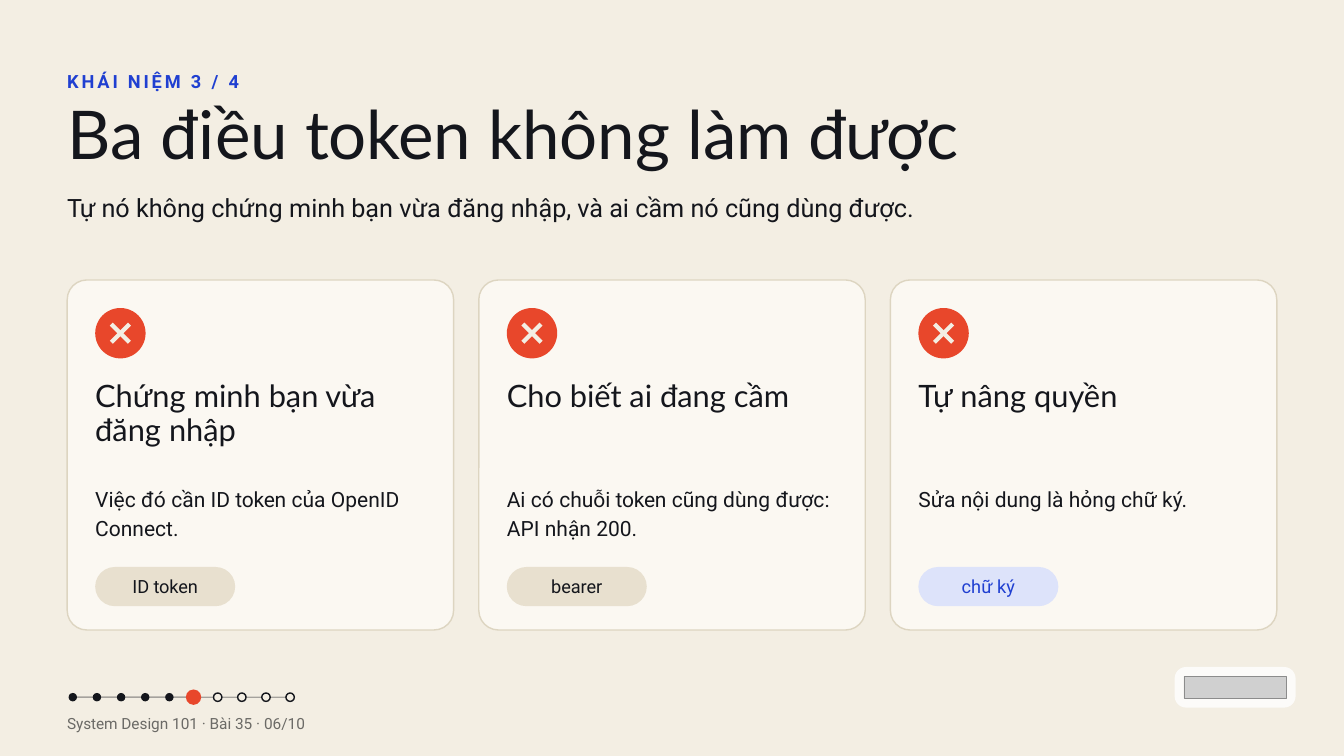
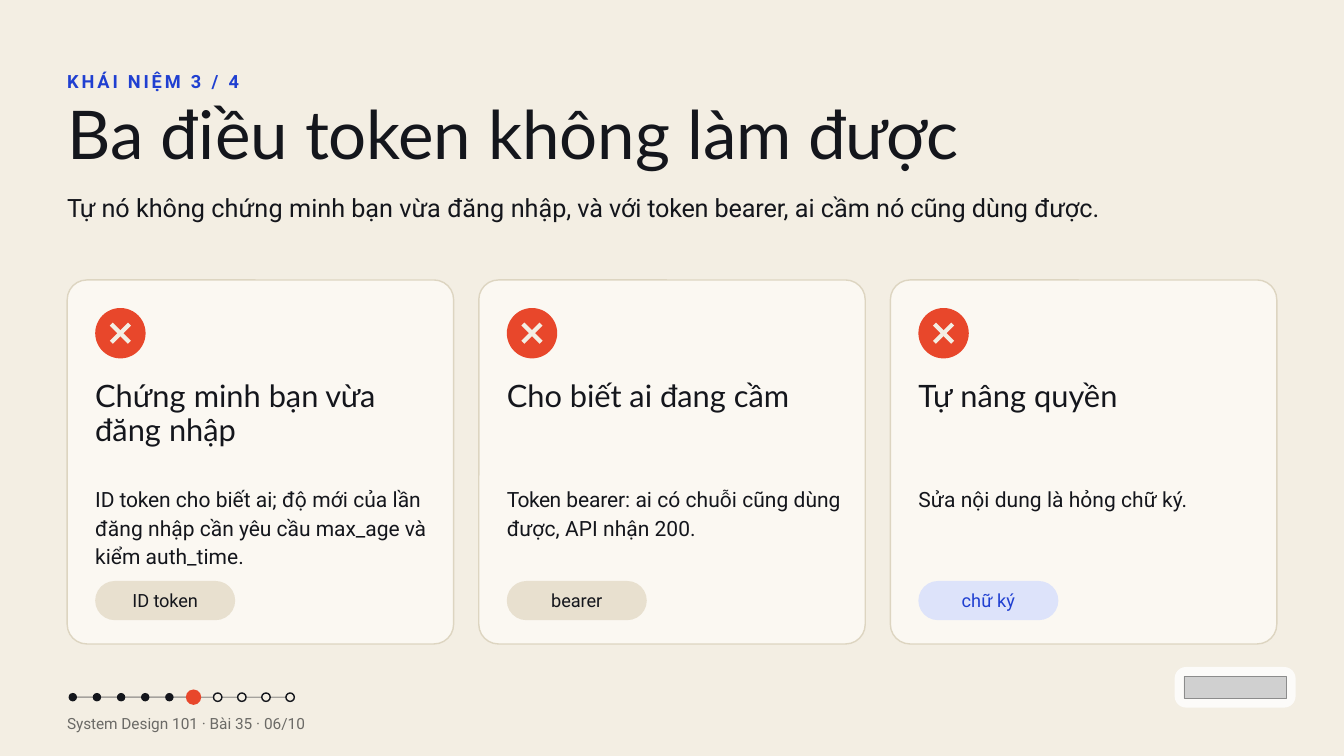
Before and after one commit to vohoailinh90/tool-marketing-studio, a slide deck: slide 6 of system-design-101/vi/lessons/sd-14-035/slides/sd-14-035.pptx. Drawn at 1344x756 pixels with LibreOffice and Linux fonts; fonts in the diff are those of the drawing; grey boxes stand for pictures. Boxes give left, top, right and bottom in pixels: in the first picture for what was removed or moved away, otherwise in the second. Text is boxed around its words. In the diff, an @@ line names an element or a change of style, - is before the commit and + after.

```diff
--- a/system-design-101/vi/lessons/sd-14-035/slides/sd-14-035.pptx
+++ b/system-design-101/vi/lessons/sd-14-035/slides/sd-14-035.pptx
@@ text at (x1=67, y1=196, x2=1099, y2=223): text changed @@
-Tự nó không chứng minh bạn vừa đăng nhập, và ai cầm nó cũng dùng được.
+Tự nó không chứng minh bạn vừa đăng nhập, và với token bearer, ai cầm nó cũng dùng được.
@@ rounded rectangle resized from (x1=67, y1=280, x2=454, y2=630) to (x1=67, y1=280, x2=454, y2=644) @@
@@ rounded rectangle resized from (x1=478, y1=280, x2=865, y2=630) to (x1=478, y1=280, x2=865, y2=644) @@
@@ proportions changed in 3 elements at (x1=67, y1=280, x2=454, y2=644), (x1=478, y1=280, x2=865, y2=644), (x1=890, y1=280, x2=1277, y2=644) @@
@@ rounded rectangle resized from (x1=890, y1=280, x2=1277, y2=630) to (x1=890, y1=280, x2=1277, y2=644) @@
@@ text at (x1=95, y1=489, x2=426, y2=566): text changed @@
-Việc đó cần ID token của OpenID Connect.
+ID token cho biết ai; độ mới của lần đăng nhập cần yêu cầu max_age và kiểm auth_time.
@@ text at (x1=507, y1=489, x2=841, y2=540): text changed @@
-Ai có chuỗi token cũng dùng được: API nhận 200.
+Token bearer: ai có chuỗi cũng dùng được, API nhận 200.
@@ 3 rounded rectangles moved together from (x1=95, y1=567, x2=1058, y2=606) to (x1=95, y1=581, x2=1058, y2=620) @@
```
Also in this commit, not shown: 1 other slide changed, 4 other files.
